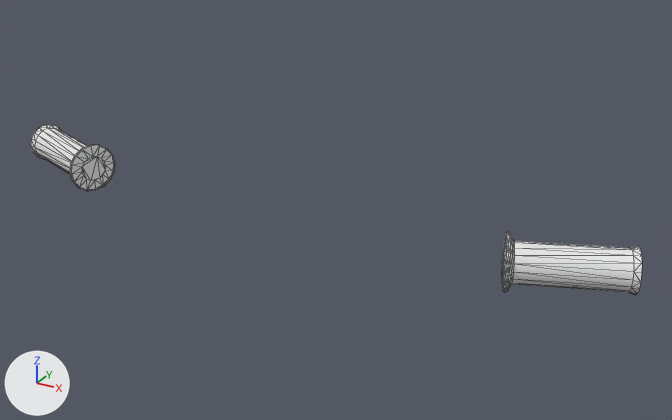
The OBJ model metro/3d_models/common_bike/grips.obj: old version first, new version second.
Camera for both pictures: a 50 mm camera at (0.618, -0.923, 0.796) aimed at (0.062, 0.087, 0.291). Every picture has the same lights, and +X, +Y and +Z are marked at lower left. The first picture is the older version. Mesh edges are drawn as thin lines. Where no turn or scale is listed for an object, it has been applied to the vertices.

Names of what the first picture shows: 'Common_Grips_Cylinder.024'.
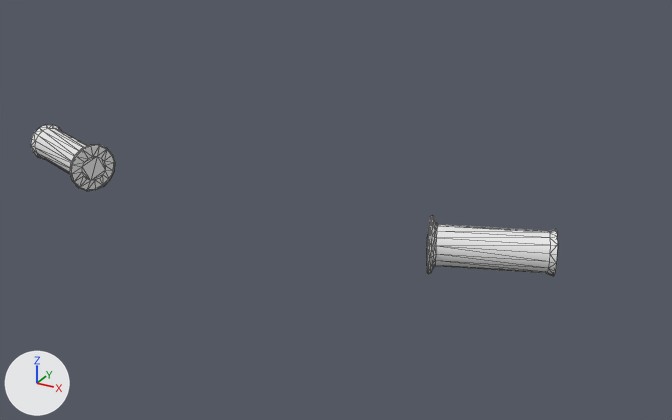
The newer file is also rescaled (x1.237), turned or shifted as a whole; pictures and numbers use the older file's frame.

Changed parts and their boxes (x1, y1, x2, y2) in the pictures (672 x 420 px; the box of a moved part takes in the faces that stretch with it):
'Common_Grips_Cylinder.024', reshaped (14% narrower, 11% shorter)
    before: (31, 125, 642, 295)
    after: (31, 125, 558, 276)
part 1 of me_common_grips_cylinder_024, moved or reshaped
    before: (31, 138, 115, 191)
    after: (427, 216, 558, 276)
part 2 of me_common_grips_cylinder_024, moved or reshaped
    before: (502, 232, 642, 295)
    after: (31, 138, 115, 191)

What the commit changed:
me_common_grips_cylinder_024 is used by ob_common_grips_cylinder_024; location (0.0, 0.0, 0.0).
me_common_grips_cylinder_024 had 258 vertices, 508 faces and spanned x -0.47..0.47, y 0.001..0.113, z 0.262..0.335.
me_common_grips_cylinder_024 now has 258 vertices, 508 faces and spans x -0.47..0.373, y 0.001..0.113, z 0.262..0.335.
me_common_grips_cylinder_024 part 1: the loose piece of 129 vertices spanning x -0.47..-0.306, y 0.001..0.113, z 0.262..0.335 is mirrored in x about its middle, then moved by (0.679, 0.0, 0.0).
me_common_grips_cylinder_024 part 2: the loose piece of 129 vertices spanning x 0.306..0.47, y 0.001..0.113, z 0.262..0.335 is mirrored in x about the mesh origin.
